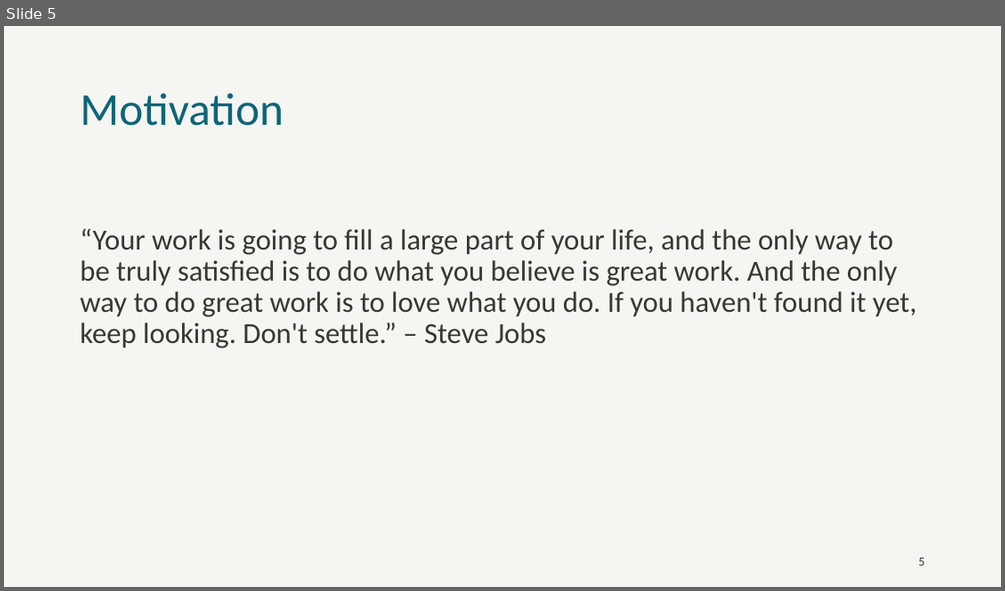
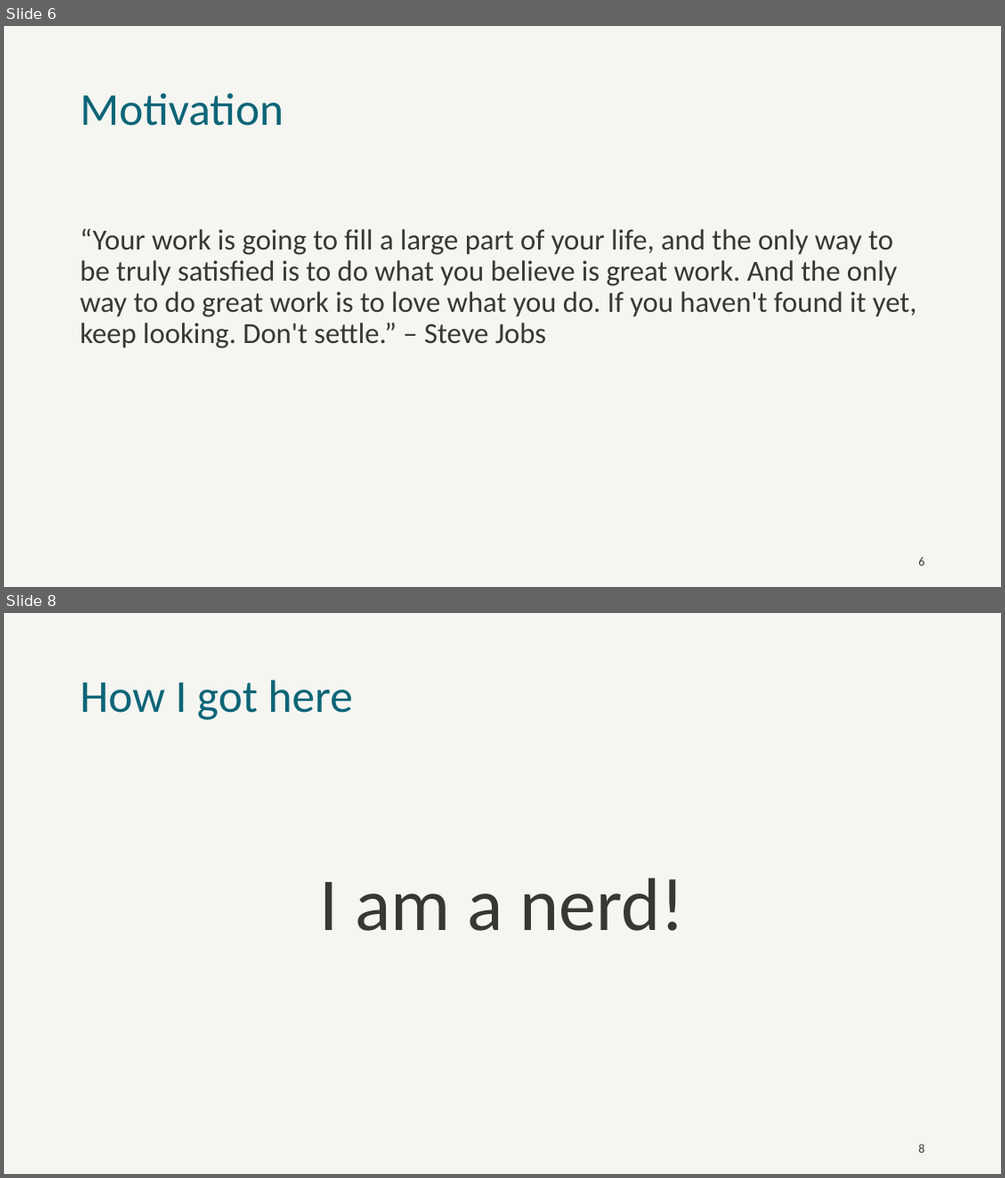
Before and after one commit to jkwuc89/Presentations, a slide deck: Senior Engineer Technical Track.pptx. Shown one above the other, each under a label of ours: slide 5 before the commit, slides 6 and 8 after it; the slides between them are not shown. The pictures are 1005x591 and 1005x1178 pixels, drawn with LibreOffice and Linux fonts; fonts in the diff are those of the drawing; background and template pictures are left out. Boxes give left, top, right and bottom in pixels: in the first picture for what was removed or moved away, otherwise in the second. Text is boxed around its words. In the diff, an @@ line names an element or a change of style, - is before the commit and + after.

```diff
--- a/Senior Engineer Technical Track.pptx
+++ b/Senior Engineer Technical Track.pptx
@@ slide 8 added at box(4, 613, 1001, 1174), background #F5F5F2 @@
@@ title added at box(80, 680, 353, 720), 44 pt, text #0D6577 @@
+How I got here
@@ text added at box(319, 877, 685, 931), 72 pt, text #383732 @@
+I am a nerd!
@@ page number added at box(918, 1143, 924, 1152), 12 pt, text #383732 @@
+8
@@ what was slide 5 is now slide 6 @@
```
Also in this commit, not shown: 10 slides changed, 6 other slides added, 2 other files.
